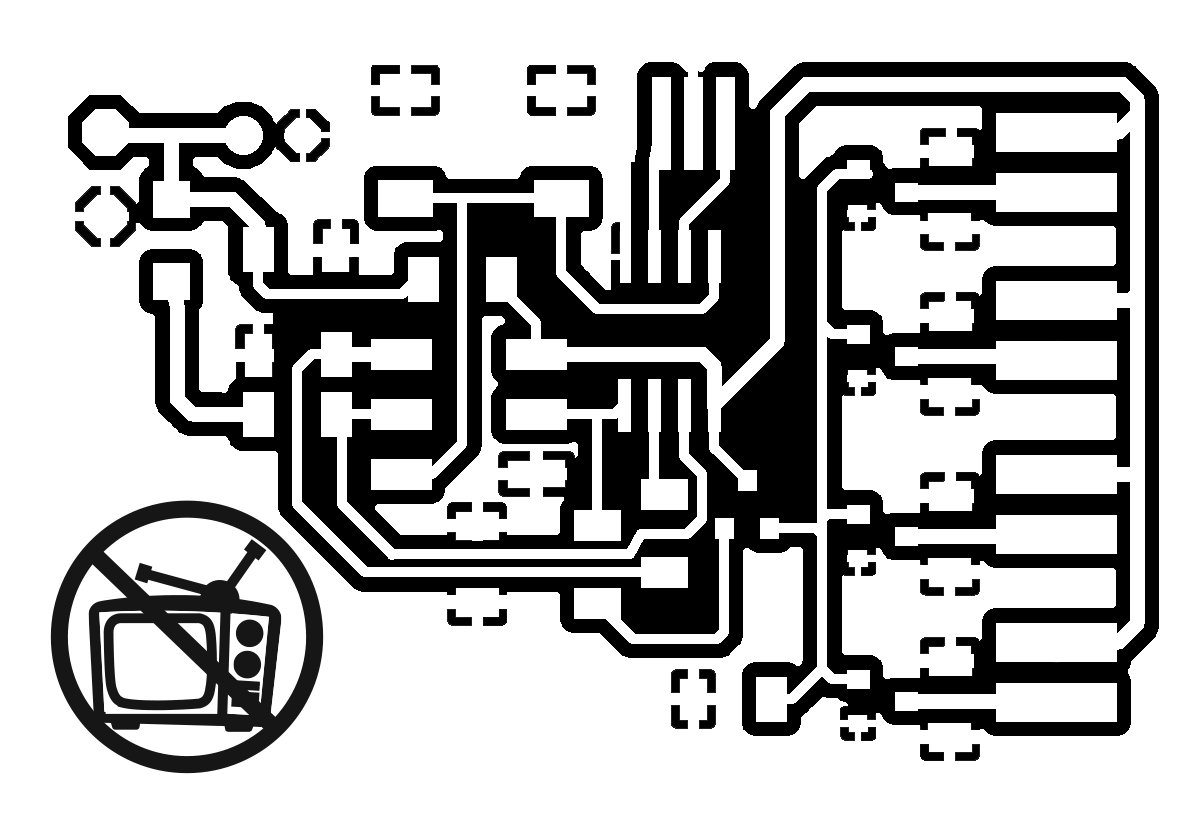
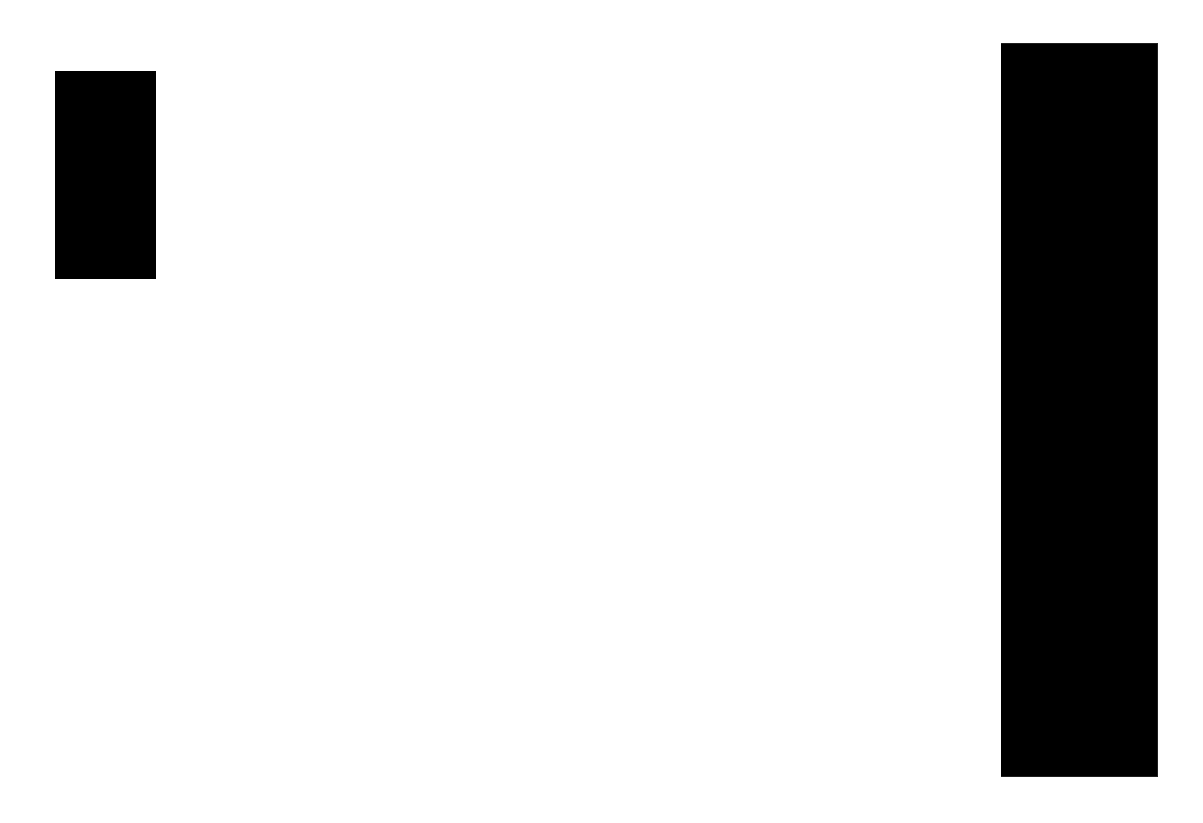
Before/after of a w=1203, h=823 layered artwork. What changed in the layer stack:
added layer "Back" above "Holes" over 55, 43, 1159, 777
showed "Holes", painted on it over 90, 117, 1070, 716
showed "white" over 50, 43, 1159, 777
painted on "Traces" over 81, 70, 703, 377
